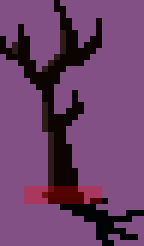
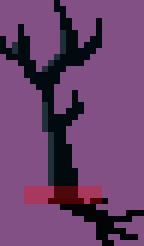
Two versions of the same layered image (w=144, h=246). Layer-by-layer changes:
painted on "TreeA.png" over [0, 0, 102, 198]
